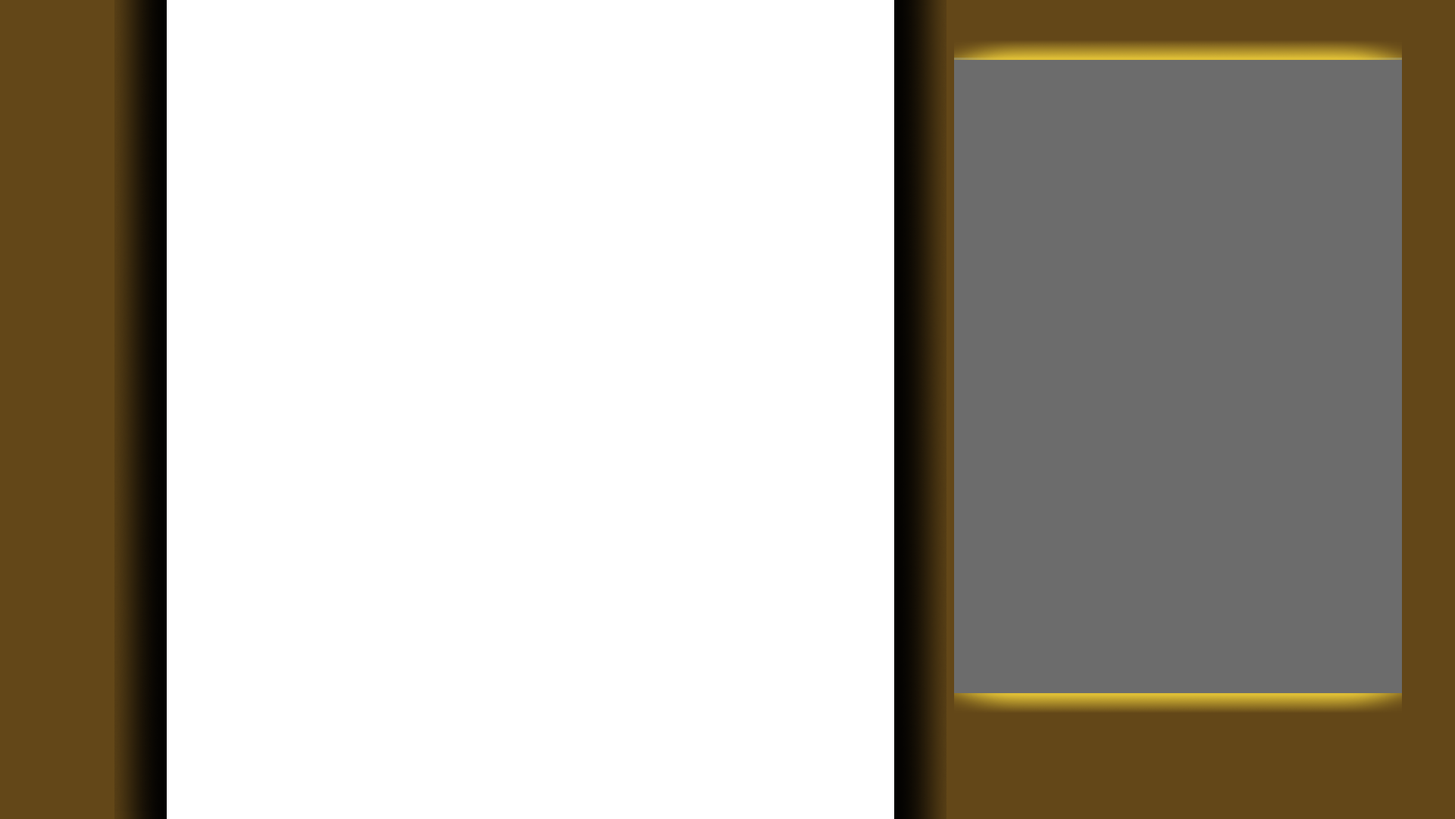
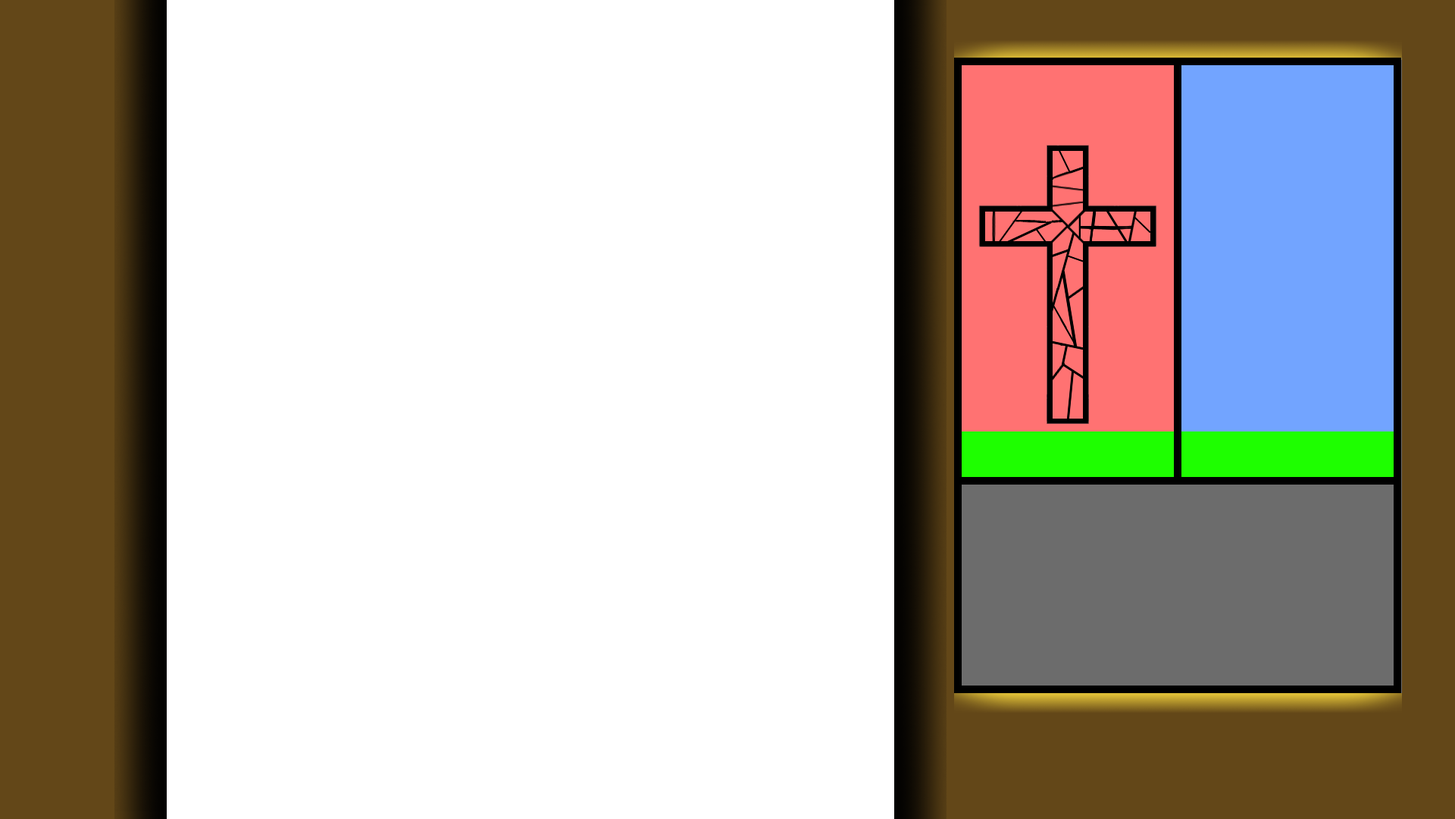
Layered file, before and after one edit (1455x819). Changes by layer:
added layer "power_window.png #2" above "Pasted Layer #4" over [954, 57, 1402, 693]
added layer "Pasted Layer #4" above "Pasted Layer #3" over [954, 57, 1402, 693]
